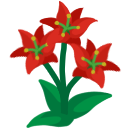
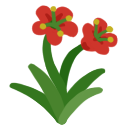
Revision of a layered 128 x 128 image; what changed, layer by layer:
added group "Group 10" with 8 layers above "Group 8" over [left=9, top=0, right=122, bottom=128]
added layer "Paint Layer 12" in group "Group 10" over [left=9, top=69, right=122, bottom=128]
added layer "Paint Layer 11" in group "Group 10" over [left=9, top=5, right=122, bottom=128]
added group "Group 16" with 2 layers in group "Group 10" over [left=9, top=0, right=122, bottom=128]
added layer "Paint Layer 18" in group "Group 16" over [left=9, top=0, right=122, bottom=128]
added layer "Paint Layer 15" in group "Group 16" over [left=9, top=0, right=122, bottom=125]
added layer "Paint Layer 13" in group "Group 10" over [left=9, top=5, right=122, bottom=128]
added layer "Paint Layer 14" in group "Group 10" over [left=9, top=0, right=122, bottom=128]
added layer "Paint Layer 9" in group "Group 10" over [left=9, top=5, right=122, bottom=128]
moved "Copy of Group 6" (1st of 2, in "Group 8") into group "Group 8" over [left=63, top=22, right=122, bottom=127]
moved "Copy of Group 6" (2nd of 2, in "Group 8") into group "Group 8" over [left=9, top=0, right=102, bottom=61]
moved "Group 6" into group "Group 8" over [left=9, top=16, right=76, bottom=80]
moved "Background" (4th of 4, in "Group 8") into group "Group 8" over [left=9, top=0, right=122, bottom=128]
moved "Paint Layer 7" into group "Group 8" over [left=9, top=0, right=122, bottom=128]
